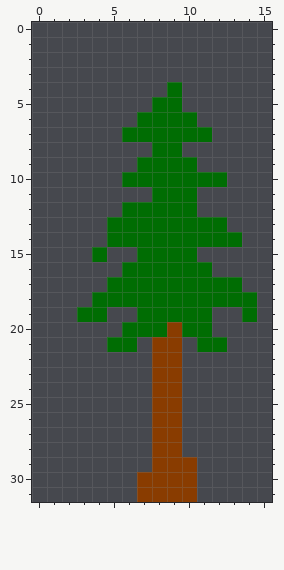
A pixel-art sprite gets an edit: sprites/tree_2.png. Above: the version before the commit.
The file is 16x32 pixels.
New version:
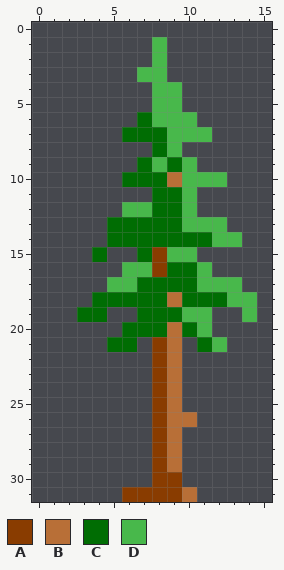
Palette (. is transparent): A #893c00  B #b86f37  C #006d03  D #48b84b
Message: adds new title image and nicer trees
Difference:
@@ x 0..15 @@
  0 ................
- 1 ................
- 2 ................
- 3 ................
- 4 .........C......
- 5 ........CC......
- 6 .......CCCC.....
- 7 ......CCCCCC....
- 8 ........CC......
- 9 .......CCCC.....
-10 ......CCCCCCC...
-11 ........CCC.....
-12 ......CCCCC.....
-13 .....CCCCCCCC...
-14 .....CCCCCCCCC..
-15 ....C..CCCC.....
-16 ......CCCCCC....
-17 .....CCCCCCCCC..
-18 ....CCCCCCCCCCC.
-19 ...CC..CCCCC..C.
-20 ......CCCACC....
-21 .....CC.AA.CC...
-22 ........AA......
-23 ........AA......
-24 ........AA......
-25 ........AA......
-26 ........AA......
-27 ........AA......
-28 ........AA......
-29 ........AAA.....
-30 .......AAAA.....
-31 .......AAAA.....
+ 1 ........D.......
+ 2 ........D.......
+ 3 .......DD.......
+ 4 ........DD......
+ 5 ........DD......
+ 6 .......CDDD.....
+ 7 ......CCCDDD....
+ 8 ........CD......
+ 9 .......CDCD.....
+10 ......CCCBDDD...
+11 ........CCD.....
+12 ......DDCCD.....
+13 .....CCCCCDDD...
+14 .....CCCCCCCDD..
+15 ....C..CADD.....
+16 ......DDACCD....
+17 .....DDCCCCDDD..
+18 ....CCCCCBCCCDD.
+19 ...CC..CCCDD..D.
+20 ......CCCBCD....
+21 .....CC.AB.CD...
+22 ........AB......
+23 ........AB......
+24 ........AB......
+25 ........AB......
+26 ........ABB.....
+27 ........AB......
+28 ........AB......
+29 ........AB......
+30 ........AA......
+31 ......AAAAB.....
Where, in picture pixels (left, top, right, bottom), the same in both pictures:
changed: (107, 37, 257, 502)
